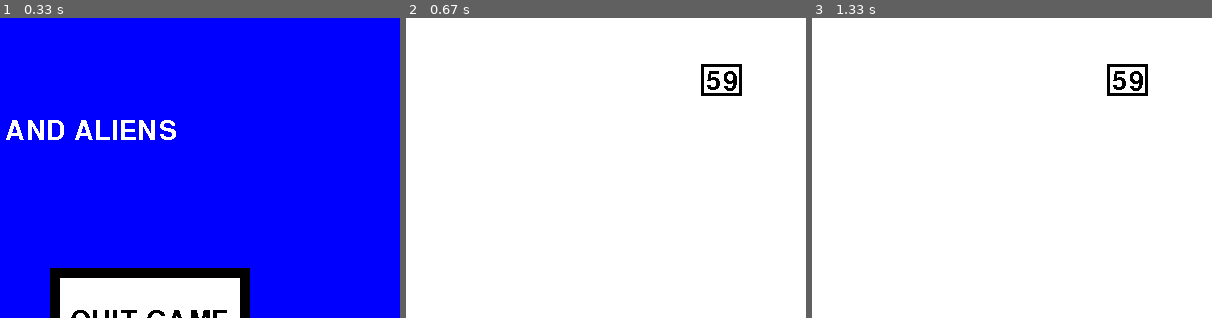
Above: before the commit, frames 1-3 (left to right).
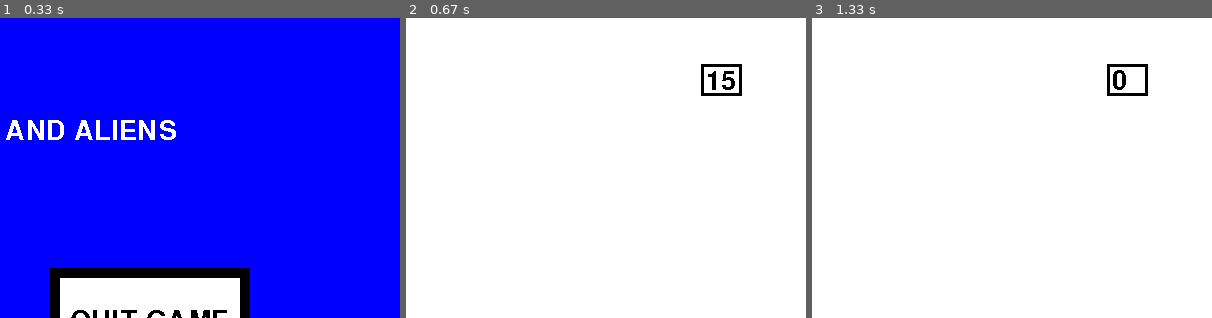
Above: after the commit, the same moments.

Repository: Yummy-computer-bits/PygameShootyGame
Game: pygame game, started from ProjectMain.py
Two runs of this game, one before a commit and one after it. Both use one fixed random seed, a clock stepped at 60 frames per second and the inputs below.
Inputs (mouse positions are % of the whole screen's width and height, from its top left):
- Up to frame 1 (0.33 s): no input
- Up to frame 2 (0.67 s): click (31, 50) at 0.38 s
- Up to frame 3 (1.33 s): no input
The pictures show only the part of the screen within x 50-100%, y 0-50%; the shares and areas given below are measured in that part.

Frame 1 is identical in both runs. In frame 2, 0.2% of the frame differs, in the area x 75-83%, y 17-25%; in frame 3, 0.2%.

Commit message:
wow that was really cool

Diff:
--- a/Game_State.py
+++ b/Game_State.py
@@ -37,4 +37,5 @@
 #CALL GAMEPLAY MODULES
 def setgame(Font, Black, Window):
     State = "game"
+    pygame.display.update() #refreshes the window now the main menu needs to disappear
     Time_Module.countdown(Font, Black, Window)
--- a/ProjectMain.py
+++ b/ProjectMain.py
@@ -62,5 +62,4 @@
                     pygame.quit() # exit pygame
                     sys.exit() # exit python
 #---------------------------------------------------------------------
-
     pygame.display.update()  # refreshes the window
--- a/Time_Module.py
+++ b/Time_Module.py
@@ -1,6 +1,5 @@
 import pygame
 def countdown(Font, Black, Window):
-
     numbersdown = pygame.Rect(698, 49, 35, 26.5)  # declares a white rectangle inside the border
     numberborder = pygame.Rect(695, 46, 41, 32.5)  # decleares a border around the time remaining number
     pygame.draw.rect(Window, ((Black)), numberborder, 3)  # draws the border around the time
@@ -8,10 +7,10 @@
     Current = 60 # sets the initial time at 60 "seconds". Will count down
     STRcurrent = "60" # the intial time represented as a string for display purposes
 
-    while Current != 0: #if time hasn't run out yet...
+    while Current != -1: #if time hasn't run out yet...
         pygame.draw.rect(Window, ((255, 255, 255)), numbersdown, 0)  # clears the displayed time with white pixels
-        #Current -= 1 #derecments current by 1 "second" # needs tick based system to go by 1 a second
-        STRcurrent = "59" # typecasts current into a seperate variable as a string
+        STRcurrent = str(Current) # typecasts current into a seperate variable as a string
         timeletters = Font.render(STRcurrent, False, Black)  # RE-declares surface timeletters (it doesnt automatically update!)
         Window.blit(timeletters, (700, 50))  # draws surface timeletters on surface window
-        Current = 0 # exits loop/kills program early
+        pygame.display.update() #refreshes the window
+        Current -= 1 #derecments current by 1 "second" # needs tick based system to go by 1 a second
